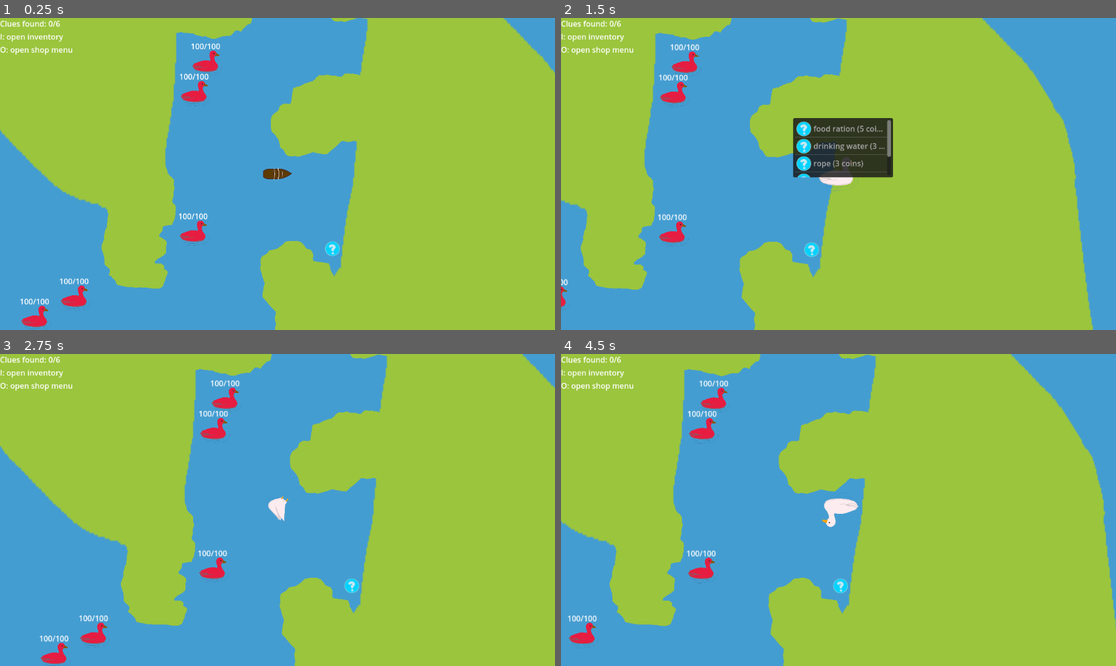
Above: before the commit, frames 1-4 (two rows, left to right).
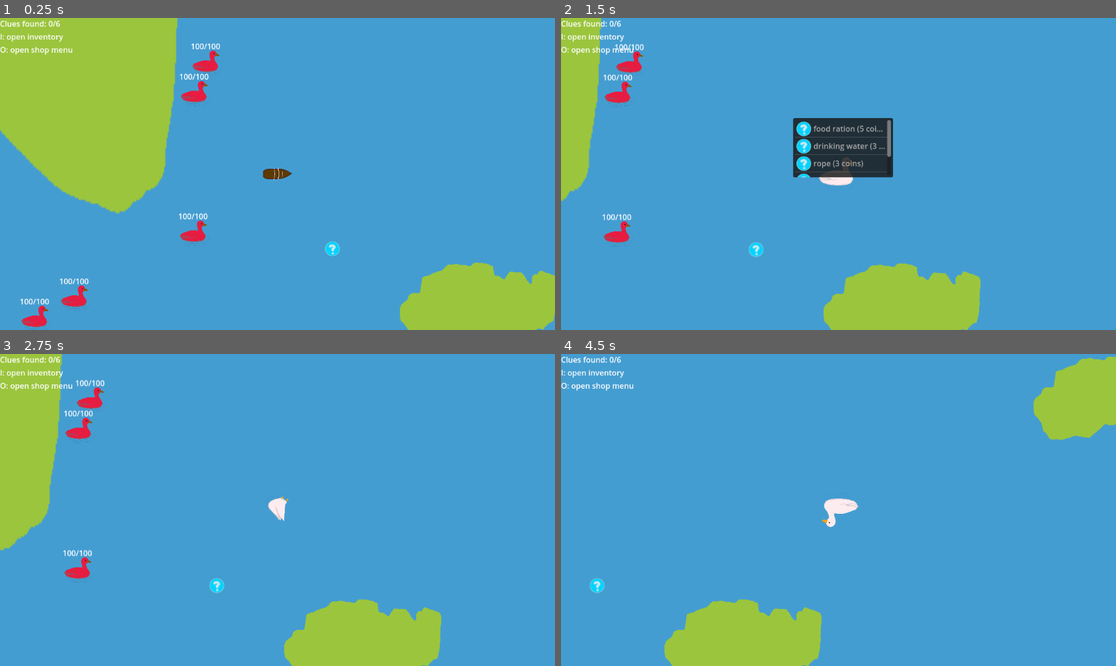
Above: after the commit, the same moments.

Repository: screenpotato/WAVES-next-hit
Game: Godot game, scene res://src/main.tscn
Same seed, same stepped clock (60 frames per second), same inputs: the game is played once before the commit and once after it.
Inputs:
- Up to frame 1 (0.25 s): no input
- Up to frame 2 (1.5 s): tap Enter (ui_accept) at 0.5 s; hold E (explore) 0.53-1.28 s; hold Right (ui_right) from 0.53 s (still down); tap O (shop) at 0.77 s; tap E (explore) at 1.35 s
- Up to frame 3 (2.75 s): tap O (shop) at 1.52 s; release Right (ui_right) at 2.03 s; hold Left (ui_left) from 2.03 s (still down); hold E (explore) from 2.03 s (still down)
- Up to frame 4 (4.5 s): release Left (ui_left) at 2.78 s; release E (explore) at 2.78 s; hold Right (ui_right) 2.78-4.28 s; tap E (explore) at 2.85, 4.35 s; tap O (shop) at 3.02, 3.77 s; hold E (explore) 3.53-4.28 s; hold Left (ui_left) from 4.28 s (still down)

The runs differ from the first frame. In frame 1, 41% of the frame differs, in the area x 18-100%, y 0-100%; in frame 2, 52%; in frame 3, 56%; in frame 4, 69%, in the area x 0-100%, y 0-100%.

Commit message:
edit level design to feel more ocean-like

Diff:
--- a/src/main.tscn
+++ b/src/main.tscn
@@ -79,12 +79,7 @@
 scale = Vector2(2.5, 4)
 
 [node name="Rock38" parent="Rocks" instance=ExtResource("3_3cfgd")]
-position = Vector2(-1459, -1624)
-rotation = 3.1415927
-scale = Vector2(2.5, 4)
-
-[node name="Rock39" parent="Rocks" instance=ExtResource("3_3cfgd")]
-position = Vector2(-1459, -1624)
+position = Vector2(-1470.0001, -1874)
 rotation = 3.1415927
 scale = Vector2(2.5, 4)
 
@@ -99,21 +94,12 @@
 scale = Vector2(2.5, 4)
 
 [node name="Rock24" parent="Rocks" instance=ExtResource("3_3cfgd")]
-position = Vector2(321, 520)
-scale = Vector2(2.5, 4)
-
-[node name="Rock32" parent="Rocks" instance=ExtResource("3_3cfgd")]
-position = Vector2(2742, 60.00006)
-rotation = 4.712389
+position = Vector2(604, 1738)
 scale = Vector2(2.5, 4)
 
 [node name="Rock31" parent="Rocks" instance=ExtResource("3_3cfgd")]
 position = Vector2(-2550, 1111)
 scale = Vector2(2.5, 4)
-
-[node name="Rock20" parent="Rocks" instance=ExtResource("3_3cfgd")]
-position = Vector2(-1555, 90)
-rotation = 3.1415927
 
 [node name="Rock11" parent="Rocks" instance=ExtResource("4_fyndt")]
 position = Vector2(-3269, -1501)
@@ -140,10 +126,6 @@
 position = Vector2(-971, 1087)
 rotation = 3.1415927
 
-[node name="Rock26" parent="Rocks" instance=ExtResource("5_kmhfv")]
-position = Vector2(1035, 398)
-scale = Vector2(0.2, 0.5)
-
 [node name="Rock28" parent="Rocks" instance=ExtResource("5_kmhfv")]
 position = Vector2(-1881, -511)
 scale = Vector2(0.2, 0.5)
@@ -152,27 +134,18 @@
 position = Vector2(-1881, 500)
 scale = Vector2(0.2, 0.5)
 
-[node name="Rock60" parent="Rocks" instance=ExtResource("5_kmhfv")]
-position = Vector2(-210, -348)
-scale = Vector2(0.2, 0.5)
-
 [node name="Rock61" parent="Rocks" instance=ExtResource("5_kmhfv")]
-position = Vector2(149, -122)
+position = Vector2(1183, -233)
 scale = Vector2(0.2, 0.5)
 
 [node name="Rock62" parent="Rocks" instance=ExtResource("5_kmhfv")]
-position = Vector2(245, -402)
+position = Vector2(417, 271)
 scale = Vector2(0.2, 0.5)
 
 [node name="Rock63" parent="Rocks" instance=ExtResource("5_kmhfv")]
 position = Vector2(-31, -690)
 scale = Vector2(0.2, 0.5)
 
-[node name="Rock42" parent="Rocks" instance=ExtResource("5_kmhfv")]
-position = Vector2(50, 302)
-rotation = 1.5707964
-scale = Vector2(0.2, 0.5)
-
 [node name="Rock49" parent="Rocks" instance=ExtResource("5_kmhfv")]
 position = Vector2(-501, 816)
 rotation = 1.5707964
@@ -193,56 +166,11 @@
 rotation = 1.5707964
 scale = Vector2(0.2, 0.5)
 
-[node name="Rock43" parent="Rocks" instance=ExtResource("5_kmhfv")]
-position = Vector2(-956, -76)
-rotation = 1.5707964
-scale = Vector2(0.2, 0.5)
-
-[node name="Rock44" parent="Rocks" instance=ExtResource("5_kmhfv")]
-position = Vector2(-739, 212)
-rotation = 1.5707964
-scale = Vector2(0.2, 0.5)
-
-[node name="Rock45" parent="Rocks" instance=ExtResource("5_kmhfv")]
-position = Vector2(-143, 551)
-rotation = 1.5707964
-scale = Vector2(0.2, 0.5)
-
-[node name="Rock46" parent="Rocks" instance=ExtResource("5_kmhfv")]
-position = Vector2(-2482, -305)
-rotation = 1.5707964
-scale = Vector2(0.2, 0.5)
-
-[node name="Rock51" parent="Rocks" instance=ExtResource("5_kmhfv")]
-position = Vector2(-2741, -585)
-rotation = 1.5707964
-scale = Vector2(0.2, 0.5)
-
 [node name="Rock52" parent="Rocks" instance=ExtResource("5_kmhfv")]
 position = Vector2(-2942, -347.00006)
 rotation = 1.5707964
 scale = Vector2(0.2, 0.5)
 
-[node name="Rock59" parent="Rocks" instance=ExtResource("5_kmhfv")]
-position = Vector2(-298, 75)
-rotation = 1.5707964
-scale = Vector2(0.2, 0.5)
-
-[node name="Rock53" parent="Rocks" instance=ExtResource("5_kmhfv")]
-position = Vector2(-3209, -548)
-rotation = 1.5707964
-scale = Vector2(0.2, 0.5)
-
-[node name="Rock54" parent="Rocks" instance=ExtResource("5_kmhfv")]
-position = Vector2(-3426, -314)
-rotation = 1.5707964
-scale = Vector2(0.2, 0.5)
-
-[node name="Rock55" parent="Rocks" instance=ExtResource("5_kmhfv")]
-position = Vector2(-3426, -314)
-rotation = 1.5707964
-scale = Vector2(0.2, 0.5)
-
 [node name="Rock29" parent="Rocks" instance=ExtResource("5_kmhfv")]
 position = Vector2(1566, 869)
 scale = Vector2(0.2, 0.5)
@@ -250,18 +178,6 @@
 [node name="Rock33" parent="Rocks" instance=ExtResource("5_kmhfv")]
 position = Vector2(1308, 646)
 scale = Vector2(0.2, 0.5)
-
-[node name="Rock34" parent="Rocks" instance=ExtResource("5_kmhfv")]
-position = Vector2(1308, 646)
-scale = Vector2(0.2, 0.5)
-
-[node name="Rock18" parent="Rocks" instance=ExtResource("5_kmhfv")]
-position = Vector2(-3164, -97)
-rotation = 3.1415927
-
-[node name="Rock19" parent="Rocks" instance=ExtResource("5_kmhfv")]
-position = Vector2(-2118, -97)
-rotation = 3.1415927
 
 [node name="Rock17" parent="Rocks" instance=ExtResource("5_kmhfv")]
 position = Vector2(-3427, 753)
@@ -273,18 +189,14 @@
 scale = Vector2(1, 2)
 
 [node name="Rock25" parent="Rocks" instance=ExtResource("5_kmhfv")]
-position = Vector2(1359, -299)
+position = Vector2(147, 1347)
 scale = Vector2(0.5, 3)
 
 [node name="Rock56" parent="Rocks" instance=ExtResource("5_kmhfv")]
-position = Vector2(2174, 348)
+position = Vector2(2196, 198)
 scale = Vector2(0.5, 3)
 
 [node name="Rock57" parent="Rocks" instance=ExtResource("5_kmhfv")]
-position = Vector2(2295, -893)
-scale = Vector2(0.5, 3)
-
-[node name="Rock58" parent="Rocks" instance=ExtResource("5_kmhfv")]
 position = Vector2(2295, -893)
 scale = Vector2(0.5, 3)
 
